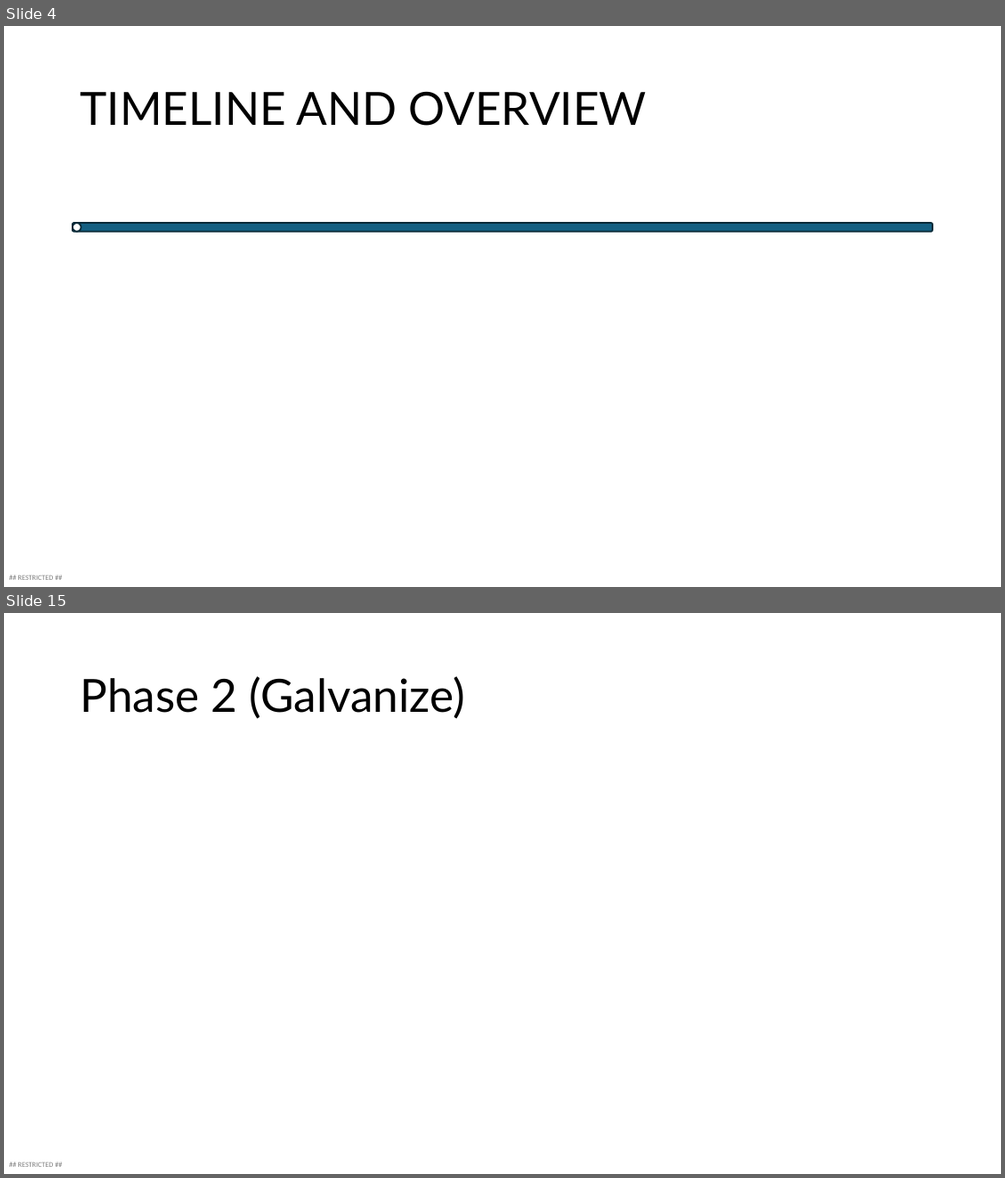
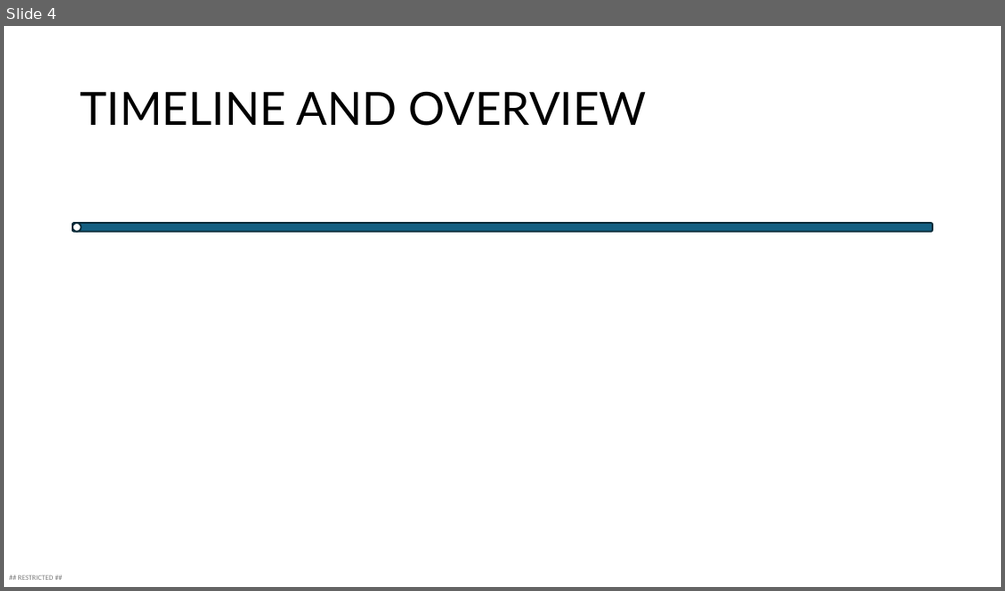
Before and after one commit to kuehbiko/test1, a slide deck: loora.pptx. Shown one above the other, each under a label of ours: slides 4 and 15 before the commit, slide 4 after it; the slides between them are not shown. The pictures are 1005x1178 and 1005x591 pixels, drawn with LibreOffice and Linux fonts; fonts in the diff are those of the drawing. Boxes give left, top, right and bottom in pixels: in the first picture for what was removed or moved away, otherwise in the second. Text is boxed around its words. In the diff, an @@ line names an element or a change of style, - is before the commit and + after.

```diff
--- a/loora.pptx
+++ b/loora.pptx
@@ slide 15 removed at box(4, 613, 1001, 1174), background #FFFFFF; not listed: 1 template element that a slide beside it also shows @@
@@ title removed at box(80, 676, 465, 719) @@
-Phase 2 (Galvanize)
```
Also in this commit, not shown: 14 slides changed, 4 slides added, 4 other slides removed.
